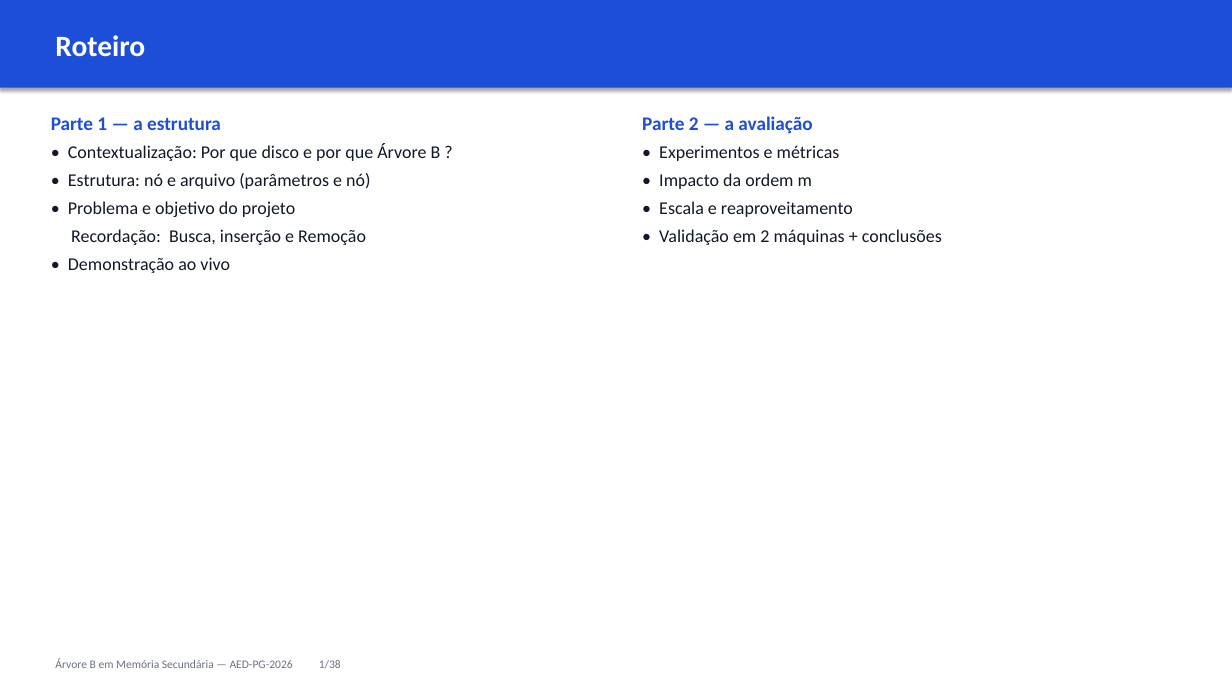
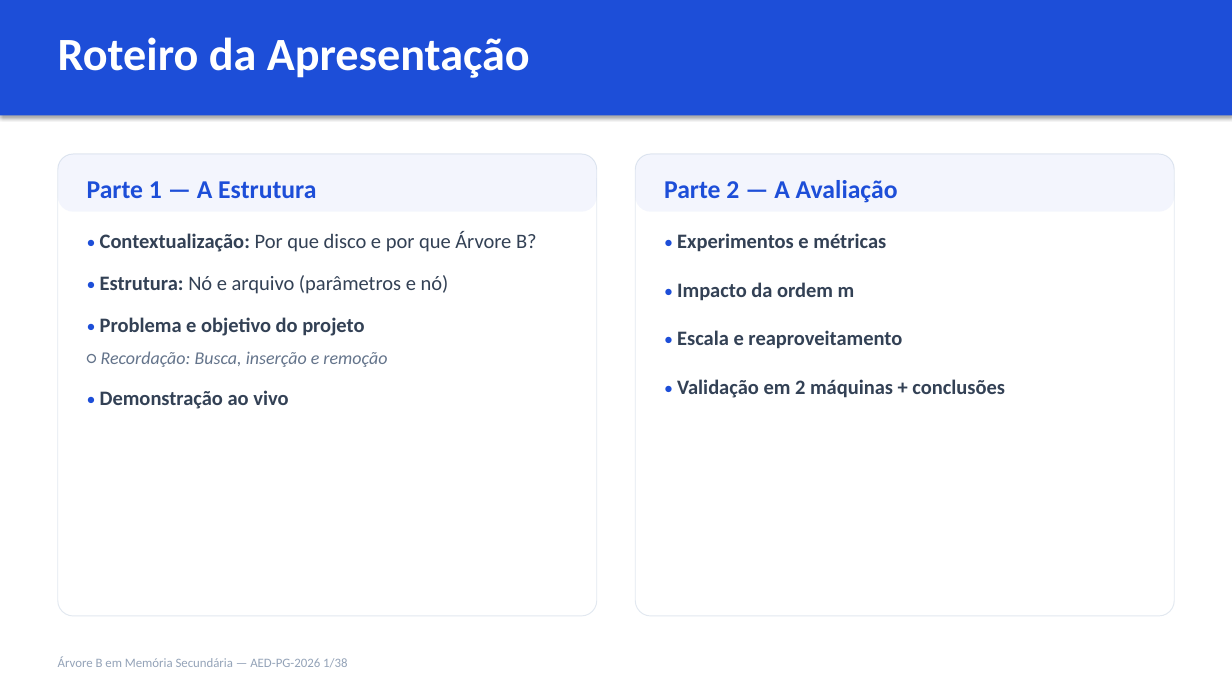
Before and after one commit to cassiotakarada/btree, a slide deck: slide 2 of apresentacao/APRESENTACAO_2_FINAL.pptx. Drawn at 1232x693 pixels with LibreOffice and Linux fonts; fonts in the diff are those of the drawing; background and template pictures are left out. Boxes give left, top, right and bottom in pixels: in the first picture for what was removed or moved away, otherwise in the second. Text is boxed around its words. In the diff, an @@ line names an element or a change of style, - is before the commit and + after.

```diff
--- a/apresentacao/APRESENTACAO_2_FINAL.pptx
+++ b/apresentacao/APRESENTACAO_2_FINAL.pptx
@@ rectangle: place and size @@
-rectangle at (0, 0, 1232, 88)
+rectangle at (0, 0, 1232, 116)
@@ text at (58, 37, 530, 78): text changed; size 23 to 36 pt @@
-Roteiro
+Roteiro da Apresentação
@@ rounded rectangle added at (57, 154, 596, 616), fill #FFFFFF, outline #E2E8F0 0.75 pt @@
@@ rounded rectangle added at (57, 154, 596, 212), fill #1D4ED8 at 5% opacity @@
@@ text "Parte 1 — A Estrutura": place and size @@
-text "Parte 1 — A Estrutura" at (51, 117, 441, 273)
+text "Parte 1 — A Estrutura" at (87, 181, 537, 409)
@@ rounded rectangle added at (636, 154, 1175, 616), fill #FFFFFF, outline #E2E8F0 0.75 pt @@
@@ rounded rectangle added at (636, 154, 1175, 212), fill #1D4ED8 at 5% opacity @@
@@ text "Parte 2 — A Avaliação": place and size @@
-text "Parte 2 — A Avaliação" at (642, 116, 942, 245)
+text "Parte 2 — A Avaliação" at (664, 180, 1005, 398)
@@ text at (87, 181, 537, 294): text changed; size 14 to 16 pt; text colour #111827 to #334155 @@
-Parte 1 — a estrutura
-• Contextualização: Por que disco e por que Árvore B ?
-• Estrutura: nó e arquivo (parâmetros e nó)
+Parte 1 — A Estrutura
+• Contextualização: Por que disco e por que Árvore B?
+• Estrutura: Nó e arquivo (parâmetros e nó)
@@ text at (664, 180, 898, 203): text changed; size 15 to 20 pt @@
-Parte 2 — a avaliação
+Parte 2 — A Avaliação
@@ text at (677, 233, 1005, 398): size 14 to 16 pt, text colour #111827 to #334155, bold on in "Experimentos e métricas", "Impacto da ordem m", "Escala e reaproveitamento", "Validação em 2 máquinas + conclusões"; text colour #111827 to #1D4ED8 in "•", "•", "•", "•"; more space between paragraphs @@
@@ text at (100, 317, 364, 409): size 14 to 16 pt, text colour #111827 to #334155, bold on in "Problema e objetivo do projeto", "Demonstração ao vivo"; text colour #111827 to #1D4ED8 in "•", "•"; more space between paragraphs @@
@@ text at (101, 351, 387, 367): text changed; text colour #111827 to #64748B; italic on @@
-Recordação: Busca, inserção e Remoção
+○ Recordação: Busca, inserção e remoção
@@ text "Árvore B em Memória Secundária ..." at (58, 656, 347, 667): size 9 to 10 pt, text colour #6B7280 to #94A3B8; vertical alignment top to bottom @@
```
Also in this commit, not shown: 4 other slides changed, 1 slide added, 4 slides removed, 3 other files.
